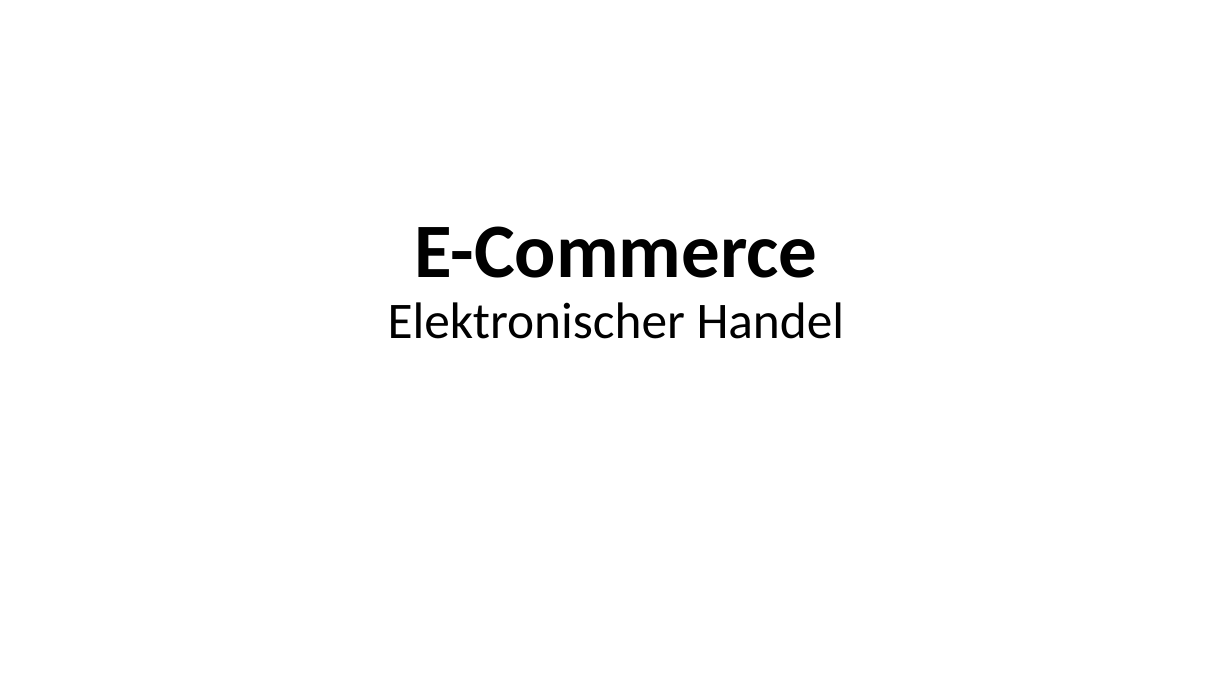
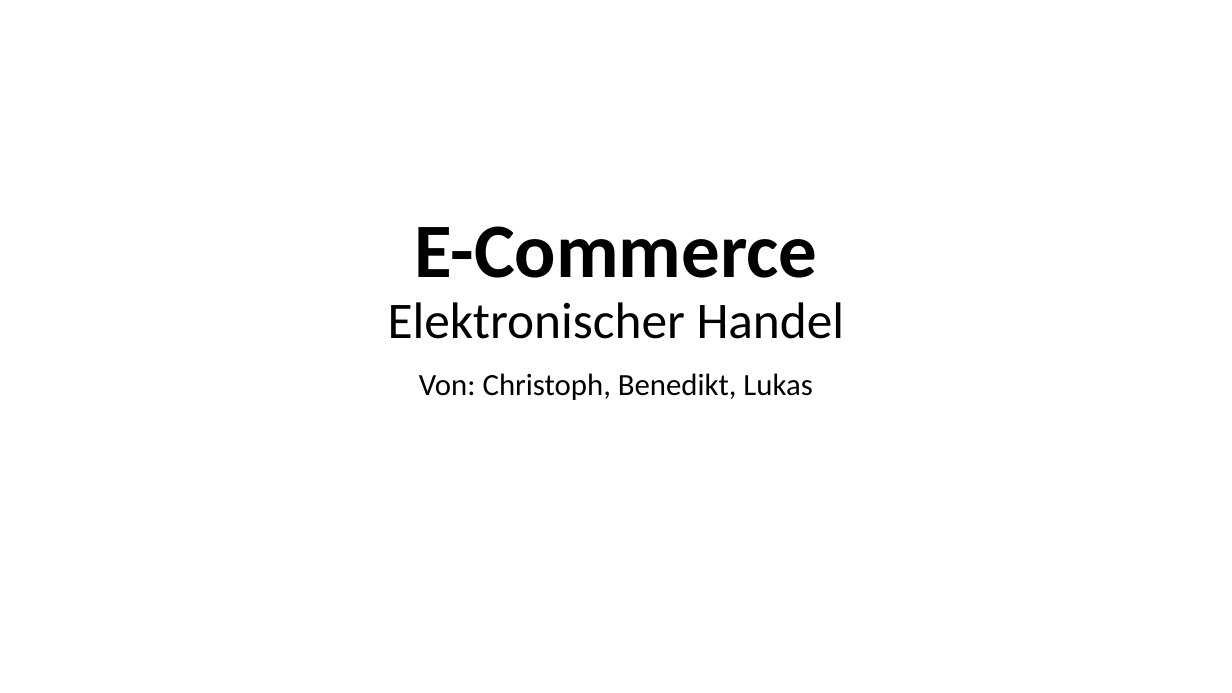
Before and after one commit to BenniGER/homework, a slide deck: slide 1 of e-commerce1.pptx. Drawn at 1232x693 pixels with LibreOffice and Linux fonts; fonts in the diff are those of the drawing. Boxes give left, top, right and bottom in pixels: in the first picture for what was removed or moved away, otherwise in the second. Text is boxed around its words. In the diff, an @@ line names an element or a change of style, - is before the commit and + after.

```diff
--- a/e-commerce1.pptx
+++ b/e-commerce1.pptx
@@ subtitle added at (x1=419, y1=373, x2=812, y2=400), 24 pt, text #000000 @@
+Von: Christoph, Benedikt, Lukas
```
Also in this commit, not shown: 7 other slides changed.
